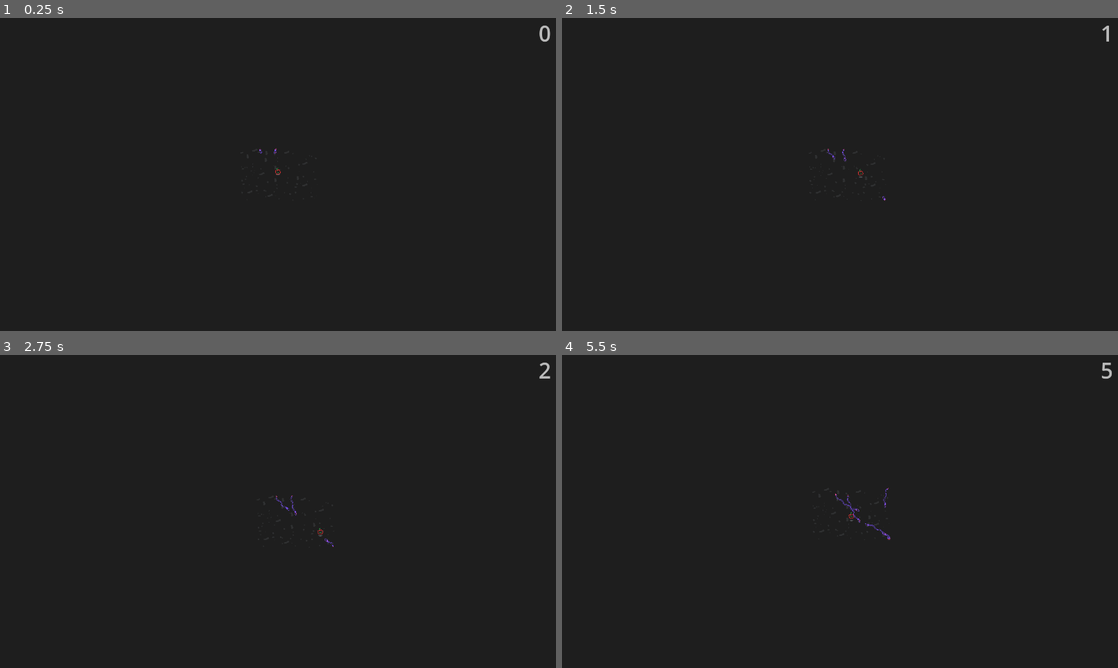
Above: before the commit, frames 1-4 (two rows, left to right).
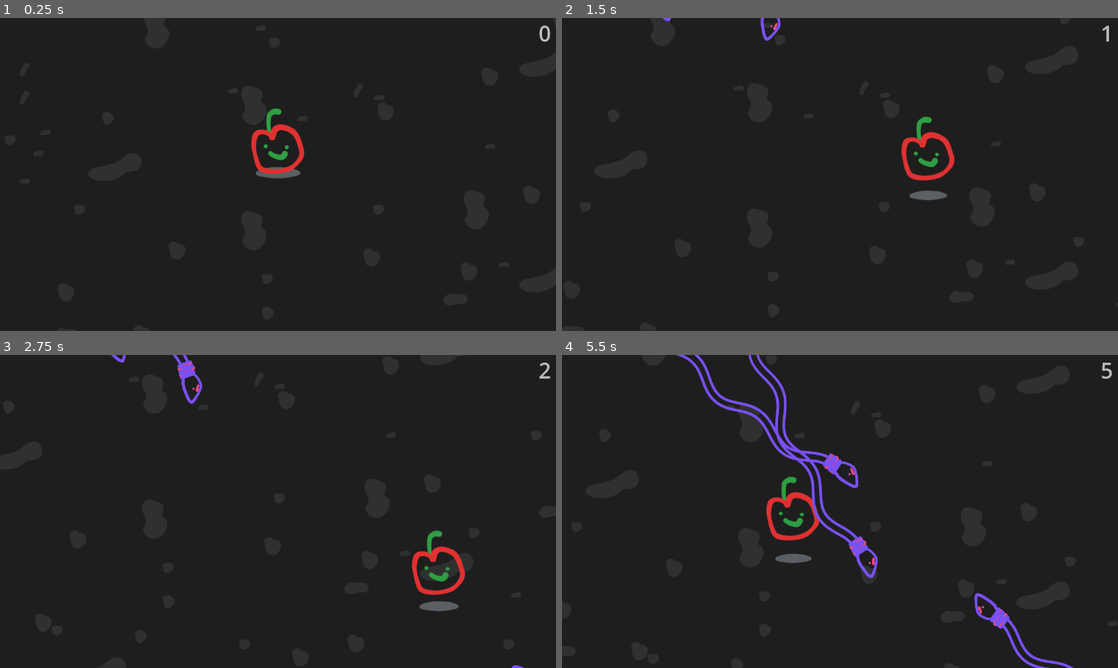
Above: after the commit, the same moments.

Repository: CactiChameleon9/GMTK-2023
Game: Godot game, scene res://Scenes/Main.tscn
Two runs of this game, one before a commit and one after it. Both use one fixed random seed, a clock stepped at 60 frames per second and the inputs below.
Inputs:
- Up to frame 1 (0.25 s): no input
- Up to frame 2 (1.5 s): tap Enter at 0.5 s; hold Right (ui_right) 0.53-1.28 s; hold Down (ui_down) from 1.28 s (still down)
- Up to frame 3 (2.75 s): release Down (ui_down) at 2.03 s; hold Right (ui_right) from 2.03 s (still down)
- Up to frame 4 (5.5 s): release Right (ui_right) at 2.78 s; hold Up (ui_up) 2.78-3.53 s; hold Left (ui_left) 3.53-5.03 s; hold Down (ui_down) from 5.03 s (still down)

The runs differ from the first frame. In frame 1, 0.8% of the frame differs, in the area x 45-55%, y 28-52%; in frame 2, 1.0%; in frame 3, 1.3%; in frame 4, 3.4%, in the area x 20-92%, y 0-100%.

Commit message:
Fix snake removal and fix add group counter reduction

Diff:
--- /dev/null
+++ b/Nodes/SnakeTypes/NormalSnake.tscn
@@ -0,0 +1,5 @@
+[gd_scene load_steps=2 format=3 uid="uid://bl4gbscvdg5sp"]
+
+[ext_resource type="PackedScene" uid="uid://c1ekdfvee512s" path="res://Nodes/Snake.tscn" id="1_2sjq3"]
+
+[node name="NormalSnake" groups=["NormalSnake"] instance=ExtResource("1_2sjq3")]
--- a/Scenes/Main.gd
+++ b/Scenes/Main.gd
@@ -2,14 +2,14 @@
 
 var _time: float = 0
 
-var _normal_snake_eq = func(x: float): return (1/1000*x**3 - 1/3.9*x**2 + 15*x)/20 + 1
-var _fast_snake_eq = func(x: float): return (1/1000*x**3 - 1/3.9*x**2 + 15*x)/20 - 100
-var _bendy_snake_eq = func(x: float): return (1/1000*x**3 - 1/3.9*x**2 + 15*x)/20 - 100
+var _normal_snake_eq = func(x: float): return (x**3 / 1000 - x**2 / 3.9 + x * 15)/30 + 1
+var _fast_snake_eq = func(x: float): return (1/1000*x**3 - 1/3.9*x**2 + 15*x)/30 - 100
+var _bendy_snake_eq = func(x: float): return (1/1000*x**3 - 1/3.9*x**2 + 15*x)/30 - 100
 
-var _snake_numbers: Array[Array] = \
-		[[_normal_snake_eq, 0, load("res://Nodes/Snake.tscn")],
-		[_fast_snake_eq, 0, load("res://Nodes/SnakeTypes/FasterSnake.tscn")],
-		[_bendy_snake_eq, 0, load("res://Nodes/SnakeTypes/FasterSnake.tscn")]]
+var _snake_infos: Dictionary = {
+	"NormalSnake" = [_normal_snake_eq, 0, load("res://Nodes/SnakeTypes/NormalSnake.tscn")],
+	"FasterSnake" = [_fast_snake_eq, 0, load("res://Nodes/SnakeTypes/FasterSnake.tscn")],
+	"BendySnake"  = [_bendy_snake_eq, 0, load("res://Nodes/SnakeTypes/FasterSnake.tscn")]}
 
 @onready var _snake_spawner: Path2D = $%SnakeSpawner
 @onready var _snake_spawner_childs: int = _snake_spawner.get_child_count()
@@ -25,8 +25,10 @@
 func _physics_process(delta):
 
 	# Spawn any missing snakes
-	for snake_type in _snake_numbers:
-		while snake_type[0].call(_time) > snake_type[1]:
+	for key in _snake_infos:
+		var snake_type = _snake_infos[key]
+		print(snake_type[0].call(_time))
+		while snake_type[0].call(_time) >= snake_type[1]:
 			# Randomise spawn position
 			var spawn_pos: PathFollow2D = _snake_spawner.get_node("SpawnPosition")
 			spawn_pos.progress_ratio = randf()
@@ -45,13 +47,23 @@
 			# Increase the snake count
 			snake_type[1] += 1
 
-	# Update the target locations to be the player's position
+	# Update the target locations to be the character's position
 	for child in _snake_spawner.get_children():
 		if child.is_in_group("snake"):
-			child.target_location = child.global_position
+			child.target_location = $Character.position
 
 
-func _on_snake_detector_body_exited(body): #TODO reduce snake type
-	print("hello ", body)
-	if body.is_in_group("snake"):
-		body.queue_free()
+func _on_snake_detector_body_exited(body): #TODO fix
+	body = body.get_parent()
+
+	# Body must be a snake
+	if not body.is_in_group("snake"):
+		return
+
+	# Reduce the amount of the given types of snake
+	for key in _snake_infos:
+		if body.is_in_group(key):
+			_snake_infos[key][1] -= 1
+
+	# Delete the snake
+	body.queue_free()
--- a/Scenes/Main.tscn
+++ b/Scenes/Main.tscn
@@ -69,7 +69,6 @@
 position = Vector2(640, 360)
 
 [node name="Camera2D" type="Camera2D" parent="Character"]
-zoom = Vector2(0.1, 0.1)
 limit_left = -256
 limit_top = -144
 limit_right = 1536
@@ -112,4 +111,4 @@
 rotation = 3.14159
 progress = 4473.88
 
-[connection signal="body_exited" from="SnakeDetector" to="." method="_on_snake_detector_body_exited"]
+[connection signal="area_exited" from="SnakeDetector" to="." method="_on_snake_detector_body_exited"]
